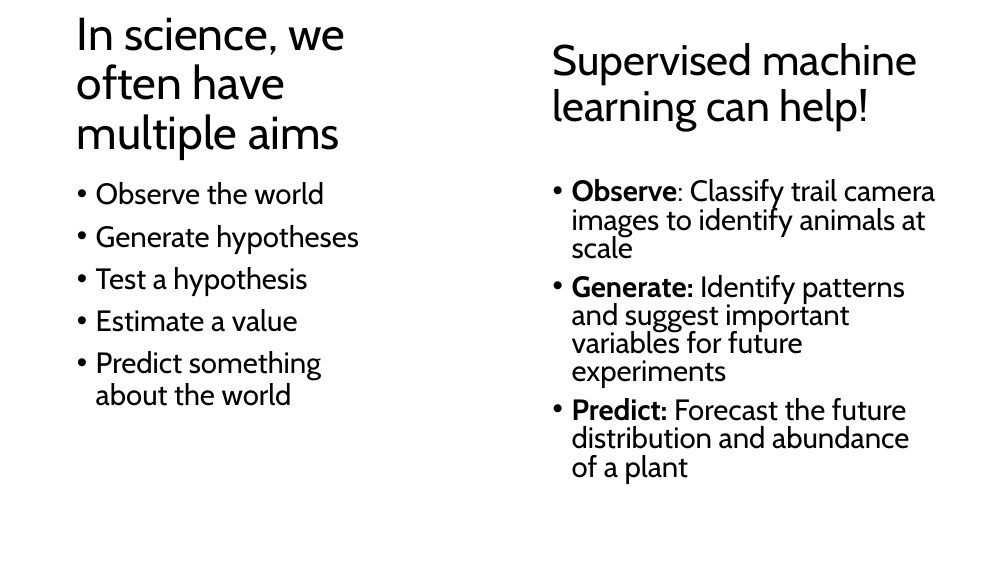
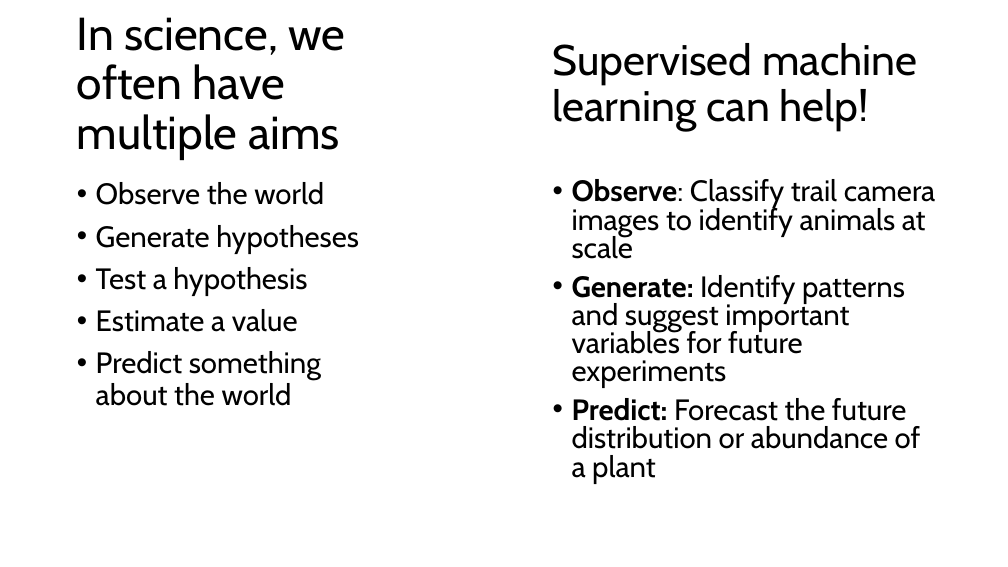
Before and after one commit to grantvagle/ml_methods_workshop, a slide deck: slide 18 of slides/01_what_is_ml.pptx. Drawn at 1008x567 pixels with LibreOffice and Linux fonts; fonts in the diff are those of the drawing. Boxes give left, top, right and bottom in pixels: in the first picture for what was removed or moved away, otherwise in the second. Text is boxed around its words. In the diff, an @@ line names an element or a change of style, - is before the commit and + after.

Commit message:
minor edits

```diff
--- a/slides/01_what_is_ml.pptx
+++ b/slides/01_what_is_ml.pptx
@@ text at (x1=572, y1=398, x2=921, y2=484): text changed @@
-• Predict: Forecast the future distribution and abundance of a plant
+• Predict: Forecast the future distribution or abundance of a plant
```
Also in this commit, not shown: 1 other slide changed.
